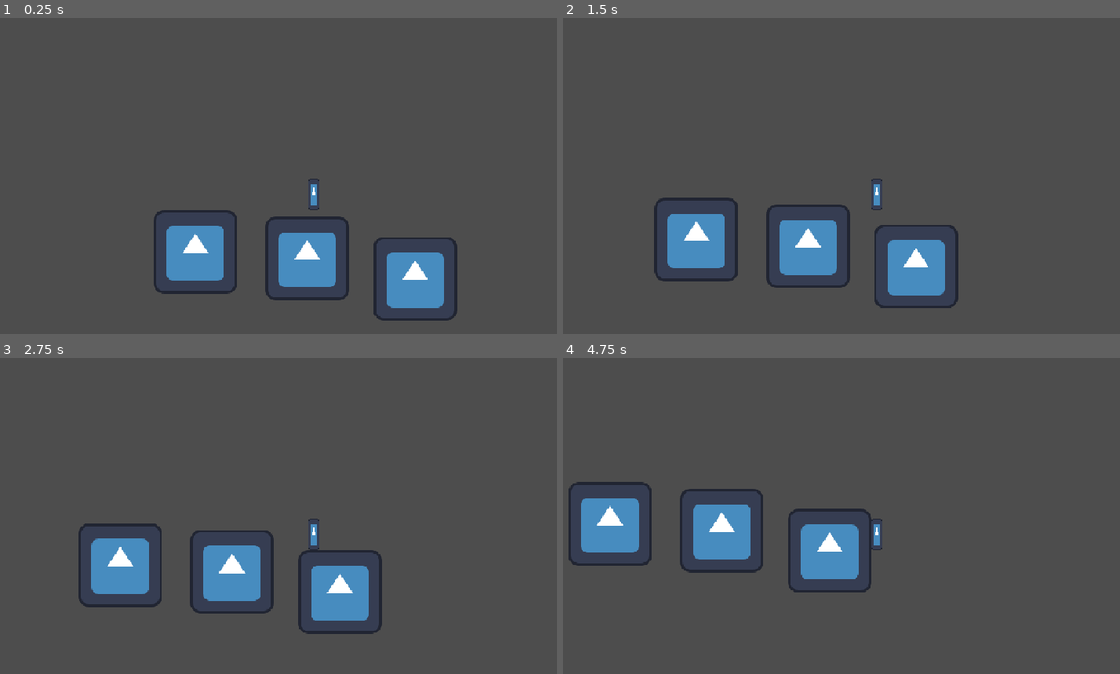
Above: before the commit, frames 1-4 (two rows, left to right).
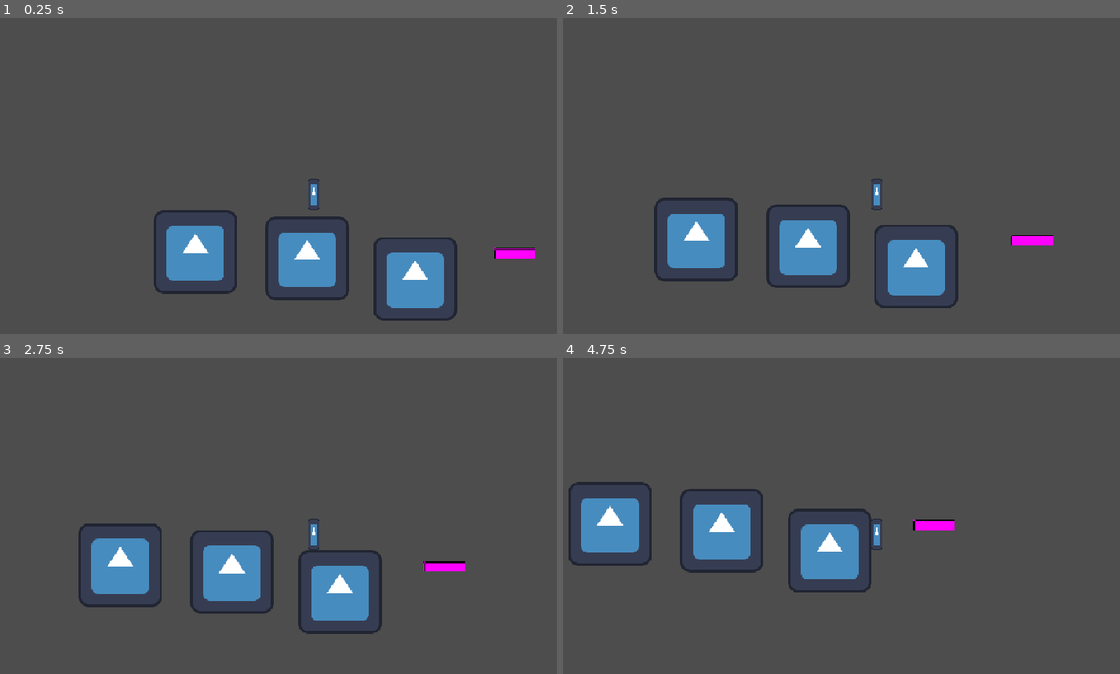
Above: after the commit, the same moments.

Repository: ygda-org/towerglass
Game: Godot game, scene res://levels/test_level_2.tscn
Two runs of this game, one before a commit and one after it. Both use one fixed random seed, a clock stepped at 60 frames per second and the inputs below. This scene is started directly instead of the project's main scene. The engine's default icon, where the game draws it, is replaced by a stand-in: a white triangle on a blue panel in a dark square. Sound files missing from this copy of the repository are replaced by a short silence.
Inputs:
- Up to frame 1 (0.25 s): no input
- Up to frame 2 (1.5 s): hold D (right) from 0.53 s (still down); tap Space (jump) at 0.77 s
- Up to frame 3 (2.75 s): tap Space (jump) at 1.52 s; tap Enter at 2 s; release D (right) at 2.03 s; hold A (left) from 2.03 s (still down)
- Up to frame 4 (4.75 s): tap Space (jump) at 2.75, 3.02, 3.77, 4.52 s; release A (left) at 2.78 s; hold D (right) 2.78-4.28 s; hold A (left) from 4.28 s (still down)

The runs differ from the first frame. In frame 1, 0.3% of the frame differs, in the area x 88-97%, y 72-77%; in frame 2, 0.2%; in frame 3, 0.2%; in frame 4, 0.3%, in the area x 62-71%, y 51-55%.

Commit message:
schmooving platforms have placeholder texture

Diff:
--- a/levels/level_objects/moving_platform.tscn
+++ b/levels/level_objects/moving_platform.tscn
@@ -3,6 +3,9 @@
 [ext_resource type="Script" uid="uid://c43r0mtwi3cfj" path="res://levels/level_objects/moving_platform.gd" id="1_ljke0"]
 
 [sub_resource type="RectangleShape2D" id="RectangleShape2D_0es7p"]
+size = Vector2(64, 16)
+
+[sub_resource type="PlaceholderTexture2D" id="PlaceholderTexture2D_m53i5"]
 size = Vector2(64, 16)
 
 [node name="MovingPlatform" type="Path2D" unique_id=767670818]
@@ -14,6 +17,7 @@
 shape = SubResource("RectangleShape2D_0es7p")
 
 [node name="Sprite2D" type="Sprite2D" parent="AnimatableBody2D" unique_id=1882284300]
+texture = SubResource("PlaceholderTexture2D_m53i5")
 
 [node name="PathFollow2D" type="PathFollow2D" parent="." unique_id=231407704]
 
